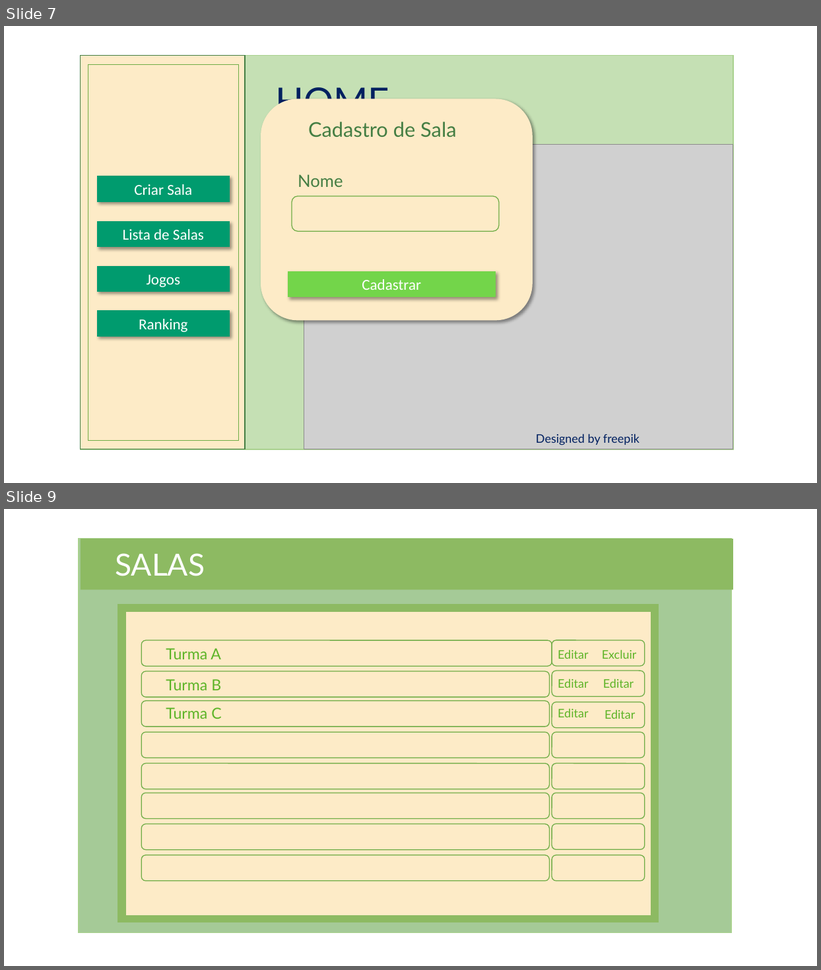
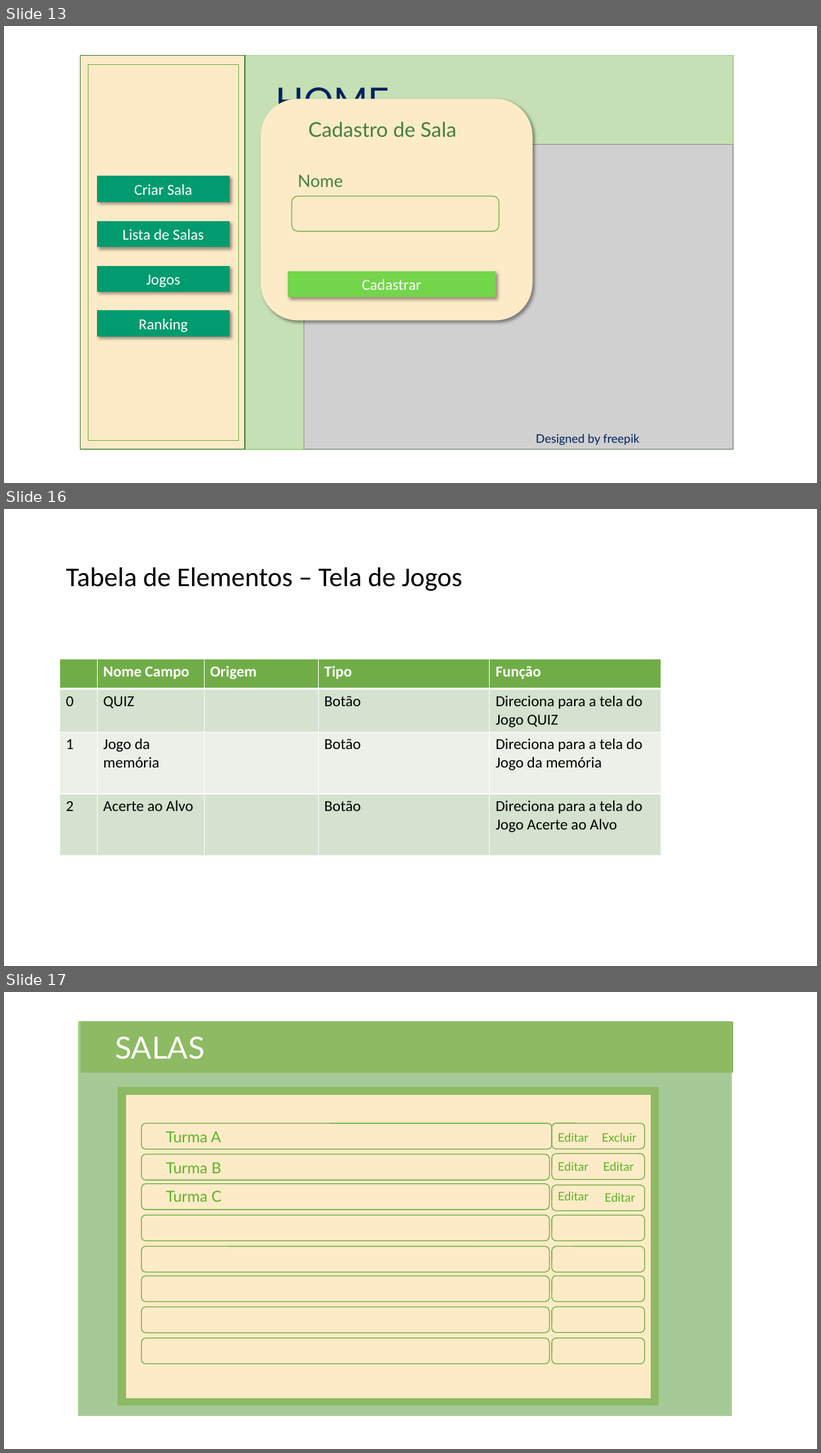
Before and after one commit to NathanReis/FTT-Recicla, a slide deck: DocumentacaoProjeto/Protótipo_Visual.pptx. Shown one above the other, each under a label of ours: slides 7 and 9 before the commit, slides 13, 16 and 17 after it; the slides between them are not shown. The pictures are 821x970 and 821x1453 pixels, drawn with LibreOffice and Linux fonts; fonts in the diff are those of the drawing; grey boxes stand for pictures. Boxes give left, top, right and bottom in pixels: in the first picture for what was removed or moved away, otherwise in the second. Text is boxed around its words. In the diff, an @@ line names an element or a change of style, - is before the commit and + after.

Commit message:
Adicionando a tela de acesso a tela do aluno e criando as tabela de elementos das telas

```diff
--- a/DocumentacaoProjeto/Protótipo_Visual.pptx
+++ b/DocumentacaoProjeto/Protótipo_Visual.pptx
@@ slide 16 added at box(4, 509, 817, 966), background #FFFFFF @@
@@ title added at box(66, 567, 463, 591), 32 pt, text #000000 @@
+Tabela de Elementos – Tela de Jogos
@@ table added at box(60, 659, 661, 854), 4 rows, 5 columns @@
+ | Nome Campo | Origem | Tipo | Função
+0 | QUIZ |  | Botão | Direciona para a tela do Jogo QUIZ
+1 | Jogo da memória |  | Botão | Direciona para a tela do Jogo da memória
+2 | Acerte ao Alvo |  | Botão | Direciona para a tela do Jogo Acerte ao Alvo
@@ what was slide 7 is now slide 13 @@
@@ what was slide 9 is now slide 17 @@
```
Also in this commit, not shown: 3 slides changed, 18 other slides added, 1 other file.
